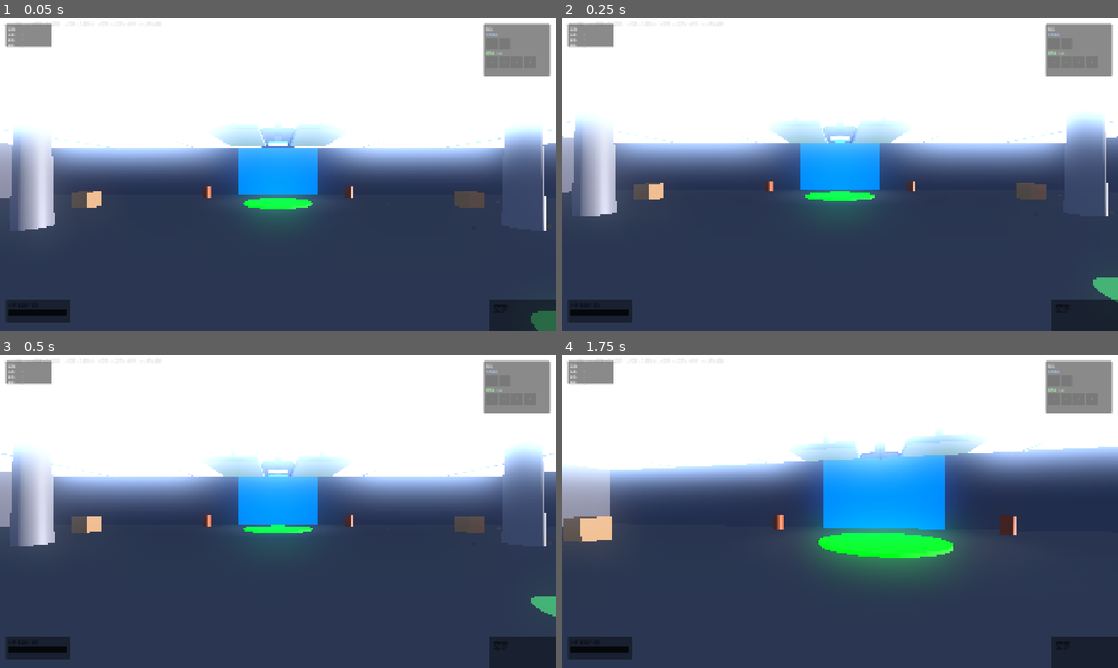
Above: before the commit, frames 1-4 (two rows, left to right).
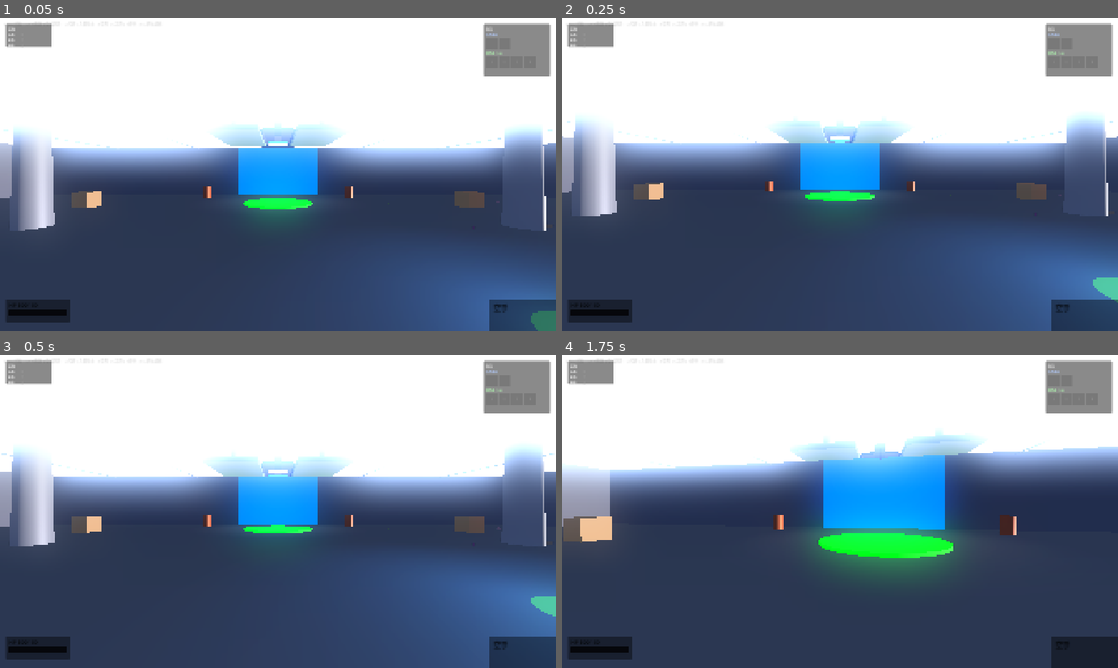
Above: after the commit, the same moments.

Repository: Potatopill98/let-s_go
Game: Godot game, scene res://scenes/main.tscn
Two runs of this game, one before a commit and one after it. Both use one fixed random seed, a clock stepped at 60 frames per second and the inputs below.
Inputs (mouse positions are in pixels of both pictures, inside the frame that each line leads up to):
- Up to frame 1 (0.05 s): no input
- Up to frame 2 (0.25 s): no input
- Up to frame 3 (0.5 s): no input
- Up to frame 4 (1.75 s): tap Enter at 0.5 s; move the mouse to (867, 511) at 0.52 s; hold E (interact) 0.53-1.28 s; hold W (move_forward) from 0.53 s (still down); click (867, 511) at 0.67 s; tap Space at 0.77, 1.52 s; move the mouse to (812, 511) at 1.27 s; tap Q at 1.35 s

The runs differ from the first frame. In frame 1, 9.1% of the frame differs, in the area x 63-100%, y 73-100%; in frame 2, 11%; in frame 3, 13%, in the area x 61-100%, y 63-100%; in frame 4, nothing differs.

Commit message:
fix: 扳手加自发光emission+光源增强到5.0/8米，拾取后关闭自发光

Diff:
--- a/modules/item/wrench.gd
+++ b/modules/item/wrench.gd
@@ -47,6 +47,12 @@
 	visible = false
 	if wrench_light != null:
 		wrench_light.light_energy = 0.0
+	# 关闭模型自发光
+	for child in get_children():
+		if child is MeshInstance3D and child.mesh != null:
+			var mat: StandardMaterial3D = child.mesh.material as StandardMaterial3D
+			if mat != null and mat.emission_enabled:
+				mat.emission_energy_multiplier = 0.0
 	if has_node("CollisionShape3D"):
 		$CollisionShape3D.disabled = true
 
@@ -56,7 +62,13 @@
 	global_position = drop_position
 	visible = true
 	if wrench_light != null:
-		wrench_light.light_energy = 2.0
+		wrench_light.light_energy = 5.0
+	# 恢复模型自发光
+	for child in get_children():
+		if child is MeshInstance3D and child.mesh != null:
+			var mat: StandardMaterial3D = child.mesh.material as StandardMaterial3D
+			if mat != null and mat.emission_enabled:
+				mat.emission_energy_multiplier = 2.0
 	if has_node("CollisionShape3D"):
 		$CollisionShape3D.disabled = false
 
@@ -64,8 +76,9 @@
 	# 发光提示（地上时亮，拾取后灭）
 	wrench_light = OmniLight3D.new()
 	wrench_light.light_color = Color(0.3, 0.6, 1.0)
-	wrench_light.light_energy = 2.0
-	wrench_light.omni_range = 5.0
+	wrench_light.light_energy = 5.0
+	wrench_light.omni_range = 8.0
+	wrench_light.position.y = 0.3
 	add_child(wrench_light)
 	# Handle
 	var handle: MeshInstance3D = MeshInstance3D.new()
@@ -76,6 +89,9 @@
 	var handle_mat: StandardMaterial3D = StandardMaterial3D.new()
 	handle_mat.albedo_color = Color(0.2, 0.5, 0.9)
 	handle_mat.roughness = 0.4
+	handle_mat.emission_enabled = true
+	handle_mat.emission = Color(0.2, 0.5, 1.0)
+	handle_mat.emission_energy_multiplier = 2.0
 	handle_mesh.material = handle_mat
 	handle.mesh = handle_mesh
 	handle.rotation.x = deg_to_rad(90)
